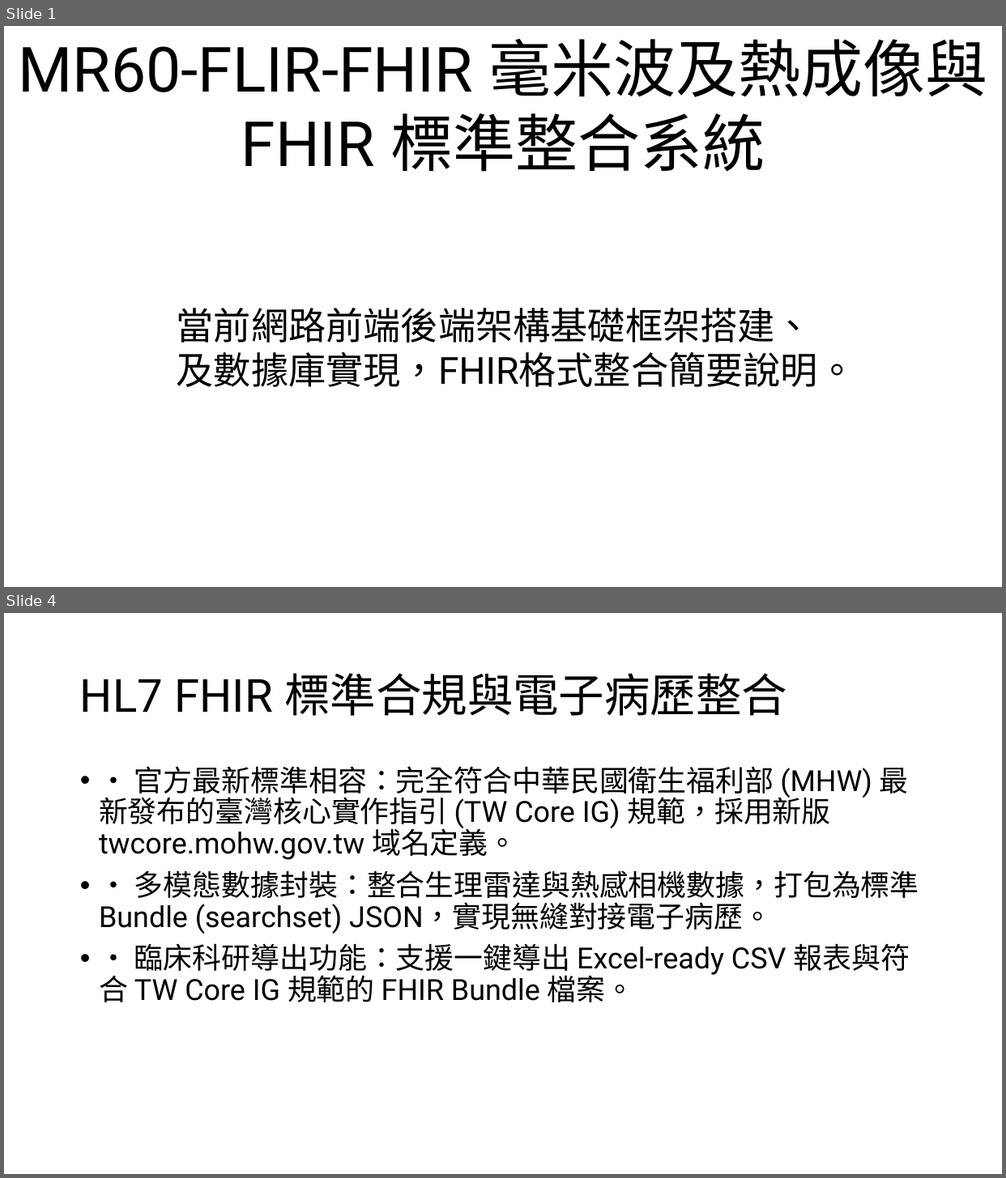
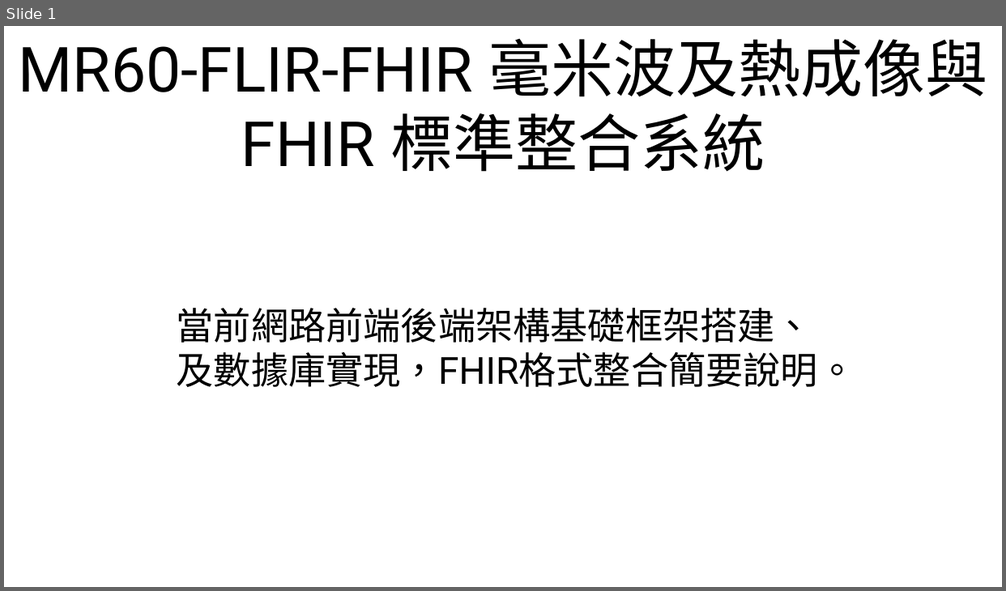
Before and after one commit to Typelin/MR60-FLIR-FHIR-system, a slide deck: _7_13.pptx. Shown one above the other, each under a label of ours: slides 1 and 4 before the commit, slide 1 after it; the slides between them are not shown. The pictures are 1006x1178 and 1006x591 pixels, drawn with LibreOffice and Linux fonts; fonts in the diff are those of the drawing. Boxes give left, top, right and bottom in pixels: in the first picture for what was removed or moved away, otherwise in the second. Text is boxed around its words. In the diff, an @@ line names an element or a change of style, - is before the commit and + after.

Commit message:
feat: 完備學術匯報投影片，含實體網域部署、資料庫結構表及衛福部官方規範對接說明

```diff
--- a/_7_13.pptx
+++ b/_7_13.pptx
@@ slide 4 removed at [4, 613, 1002, 1174], background #FFFFFF @@
@@ title removed at [80, 673, 787, 716] @@
-HL7 FHIR 標準合規與電子病歷整合
@@ text removed at [99, 766, 919, 1003] @@
-• • 官方最新標準相容：完全符合中華民國衛生福利部 (MHW) 最新發布的臺灣核心實作指引 (TW Core IG) 規範，採用新版 twcore.mohw.gov.tw 域名定義。
-• • 多模態數據封裝：整合生理雷達與熱感相機數據，打包為標準 Bundle (searchset) JSON，實現無縫對接電子病歷。
-• • 臨床科研導出功能：支援一鍵導出 Excel-ready CSV 報表與符合 TW Core IG 規範的 FHIR Bundle 檔案。
```
Also in this commit, not shown: 2 slides changed, 2 slides added, 1 other slide removed.
